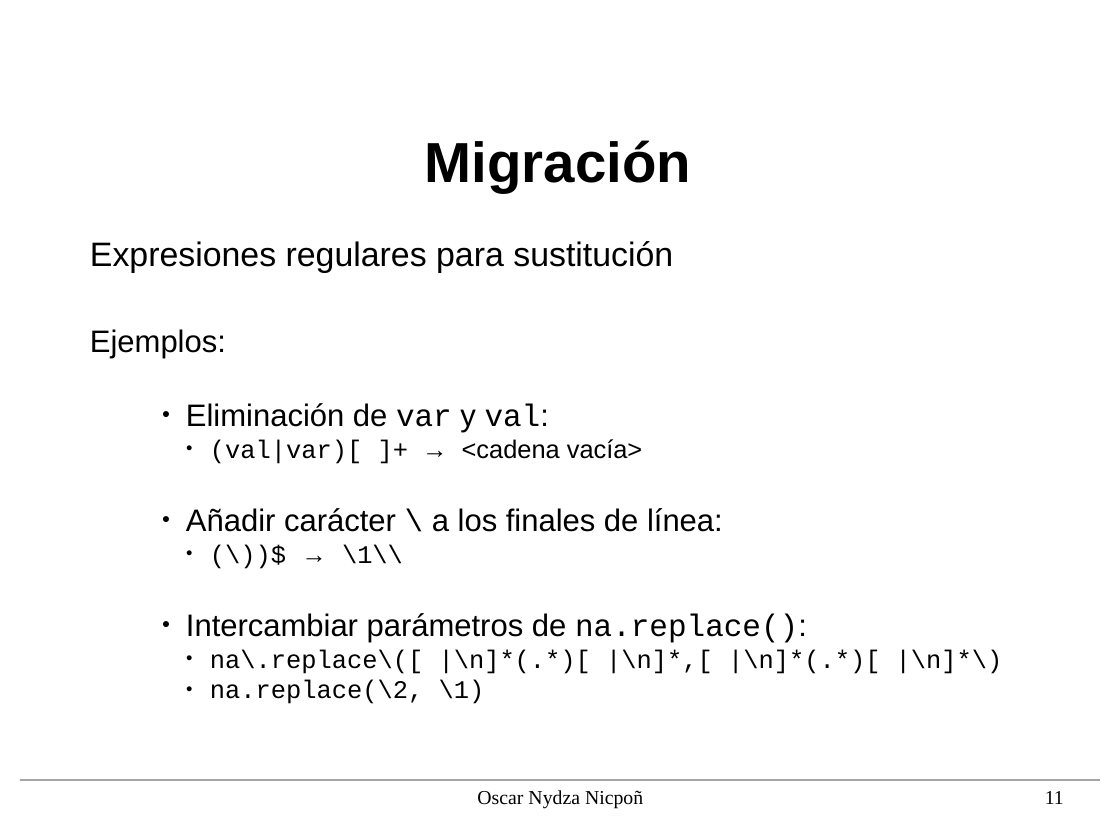
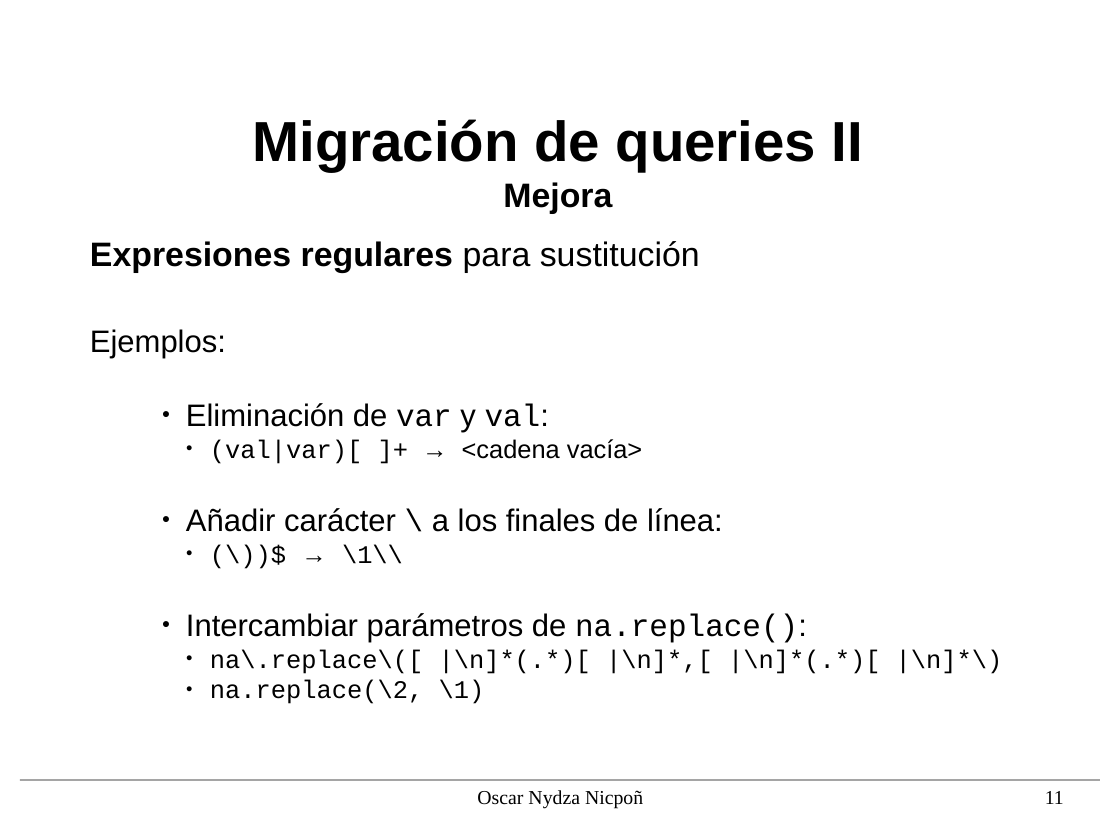
Before and after one commit to nipsn/Spark-TFG, a slide deck: slide 11 of presentacion/diapos.odp. Drawn at 1120x840 pixels with LibreOffice and Linux fonts; fonts in the diff are those of the drawing; background and template pictures are left out. Boxes give left, top, right and bottom in pixels: in the first picture for what was removed or moved away, otherwise in the second. Text is boxed around its words. In the diff, an @@ line names an element or a change of style, - is before the commit and + after.

```diff
--- a/presentacion/diapos.odp
+++ b/presentacion/diapos.odp
@@ title at (x1=252, y1=119, x2=863, y2=213): text changed @@
-Migración
+Migración de queries II
+Mejora
@@ text at (x1=90, y1=241, x2=700, y2=273): bold on in "Expresiones regulares" @@
```
Also in this commit, not shown: 18 other slides changed, 5 slides removed, 1 other file.
